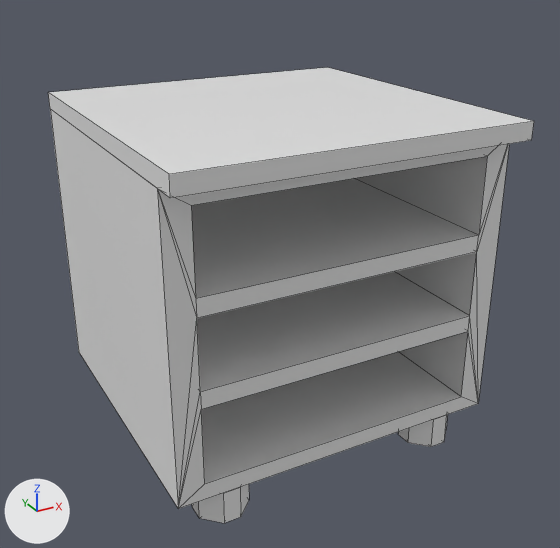
An edit to the Blender file modern/models/multidecor_kitchen_cabinet_three_shelves.blend, drawn before and after from the same camera.
Rendered twice from a camera (50 mm lens) standing at (-2.06, -3.86, 1.89) and looking at (0.02, -0.06, -0.01). The axes (+X, +Y, +Z) are drawn at lower left. The lights are the same throughout. Mesh edges are drawn as thin lines.
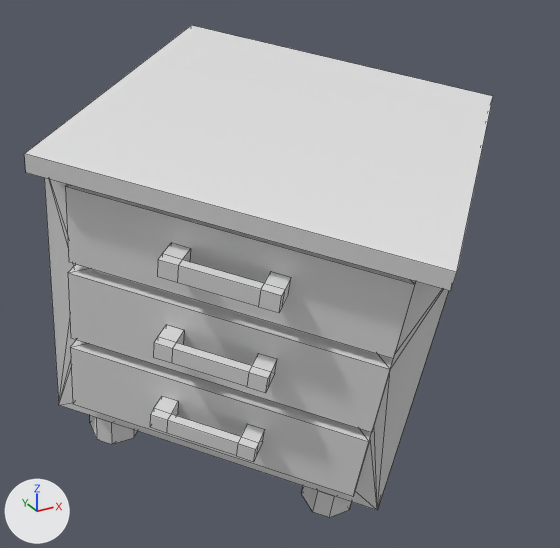
Changed parts and their boxes [x1, y1, x2, y2] in the pictures (560 x 548 px):
'Cube', turned
    before: [48, 67, 534, 523]
    after: [24, 25, 493, 517]
'Cube.001', added
    after: [65, 184, 416, 359]
    faces in mat_material_009 (its picture is missing): [65, 184, 416, 359]
    faces in mat_material_010 (its picture is missing): [157, 243, 291, 313]
'Cube.002', added
    after: [68, 265, 393, 433]
    faces in mat_material_009 (its picture is missing): [68, 265, 393, 433]
    faces in mat_material_010 (its picture is missing): [153, 325, 277, 393]
'Cube.003', added
    after: [70, 340, 372, 496]
    faces in mat_material_009 (its picture is missing): [70, 340, 372, 496]
    faces in mat_material_010 (its picture is missing): [150, 396, 265, 462]

The edits, one by one:
Material 'Material.009' (mat_material_009) is new.
Its base color is (0.8, 0.8, 0.8) (white #e7e7e7).
Material 'Material.010' (mat_material_010) is new.
Its base color is (0.8, 0.8, 0.8) (white #e7e7e7).
Mesh me_cube_006 is new.
It has 40 vertices, 34 faces and spans x -0.85..0.85, y -1.1..0.9, z -0.25..0.2.
Faces by material slot: [14, 20].
It uses material mat_material_009 (its picture is missing).
It uses material mat_material_010 (its picture is missing).
Object 'Cube' (ob_cube) turns from (0, 0, 0) to (11, 11, -44) degrees about x, y and z.
Object 'Cube.003' (ob_cube_003) is new; it shows me_cube_006.
Its location is (0.006, 0.107, -0.374).
Its rotation in degrees is (11, 11, 316).
Object 'Cube.002' (ob_cube_002) is new; it shows a copy of me_cube_006.
Its location is (0.016, -0.015, 0.118).
Its rotation in degrees is (11, 11, 316).
Object 'Cube.001' (ob_cube_001) is new; it shows a copy of me_cube_006.
Its location is (0.025, -0.138, 0.61).
Its rotation in degrees is (11, 11, 316).
